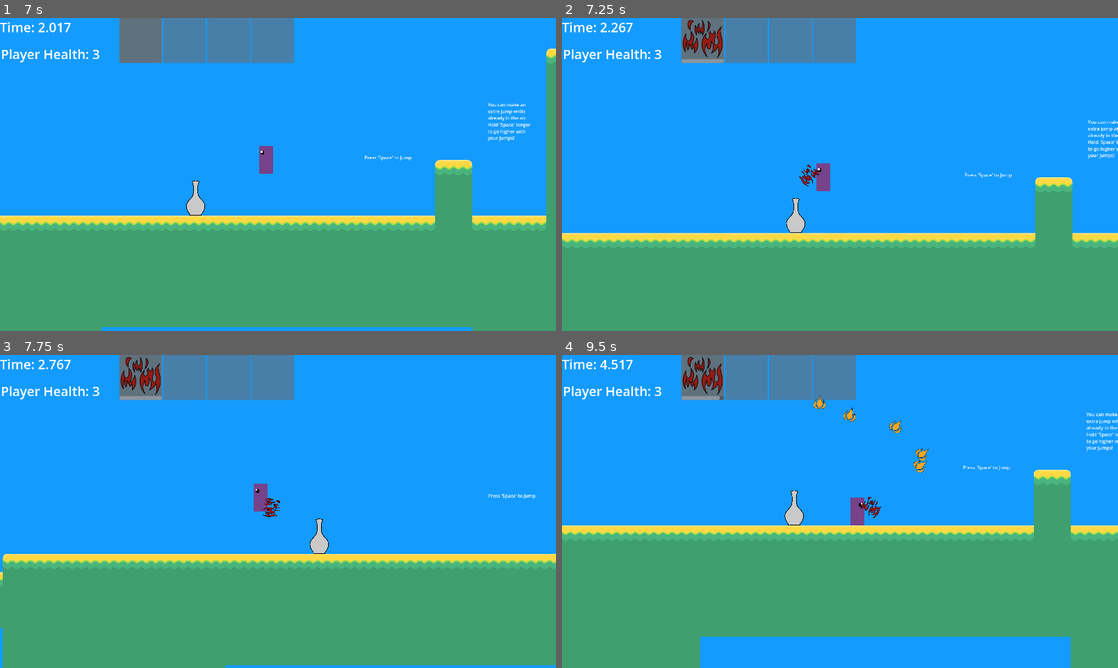
Above: before the commit, frames 1-4 (two rows, left to right).
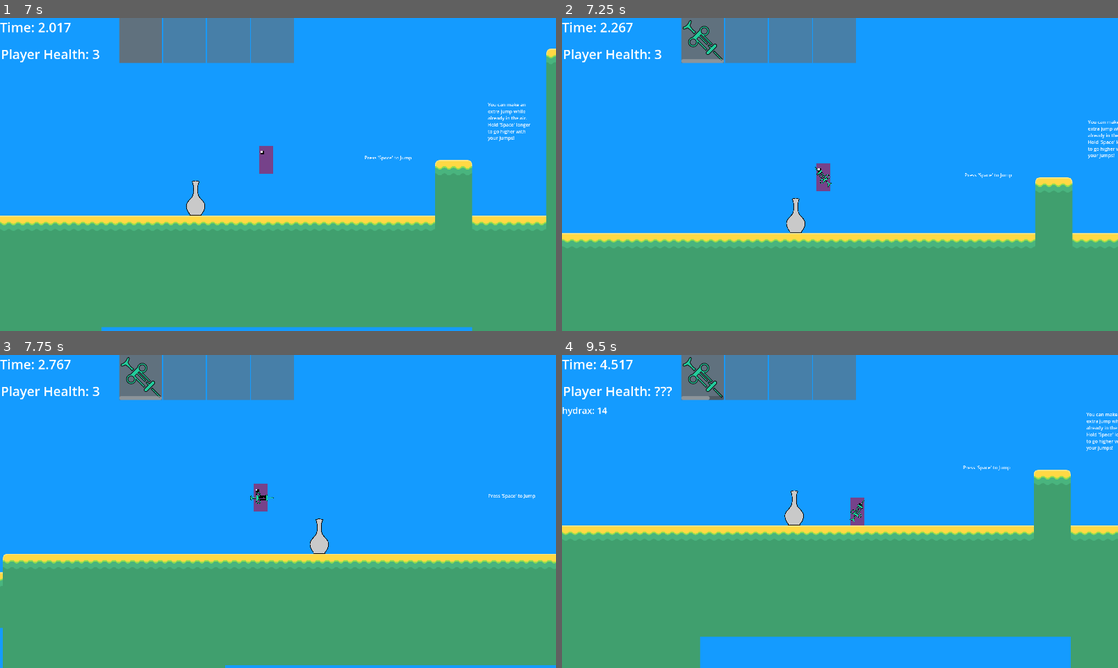
Above: after the commit, the same moments.

Repository: AidanCooper2003/AshenSkies
Game: Godot game, scene res://scenes/levels/main_menu.tscn
Two runs of this game, one before a commit and one after it. Both use one fixed random seed, a clock stepped at 60 frames per second and the inputs below.
Inputs (mouse positions are in pixels of both pictures, inside the frame that each line leads up to):
- Up to frame 1 (7 s): click "Start" at 0.5 s; tap Space (Jump) at 1.25, 1.52, 2, 2.27, 2.75, 3.5, 3.77, 4.25, 4.52, 5, 5.27, 6.77 s; move the mouse to (400, 158) at 1.27 s; press the mouse at (400, 158) at 1.28 s; hold D (Move Right) 1.28-2.78 s; move the mouse to (166, 190) at 2.02 s; release the mouse at (166, 190) at 2.03 s; right-click (166, 190) at 2.1 s; move the mouse to (333, 105) at 2.77 s; hold A (Move Left) 2.78-3.53 s; tap Mouse wheel down (SwapWeaponDown) at 2.85, 6.6 s; move the mouse to (250, 237) at 3.52 s; hold D (Move Right) 3.53-5.03 s; tap Mouse wheel up (SwapWeaponUp) at 3.6 s; move the mouse to (444, 221) at 4.27 s; hold E (Tertiary Fire) 4.28-5.03 s; tap [ (Debug 1) at 4.9 s; move the mouse to (111, 127) at 5.02 s; hold A (Move Left) 5.03-5.78 s; click (111, 127) at 5.1 s; tap R (Debug 2) at 5.65 s; move the mouse to (305, 174) at 5.77 s; hold D (Move Right) 5.78-6.53 s; hold Right mouse button (Secondary Fire) 5.78-6.53 s; tap F (Debug 3) at 6.4 s; move the mouse to (194, 96) at 6.52 s; hold A (Move Left) from 6.53 s (still down)
- Up to frame 2 (7.25 s): keep holding A (Move Left); tap L (Debug 4) at 7.15 s
- Up to frame 3 (7.75 s): keep holding A (Move Left); move the mouse to (400, 495) at 7.27 s; tap Mouse wheel up (SwapWeaponUp) at 7.35 s; tap Space (Jump) at 7.52 s
- Up to frame 4 (9.5 s): move the mouse to (728, 527) at 8.02 s; release A (Move Left) at 8.03 s; hold D (Move Right) from 8.03 s (still down); tap E (Tertiary Fire) at 8.1 s; tap Space (Jump) at 8.27 s; move the mouse to (895, 442) at 8.77 s; press the mouse at (895, 442) at 8.78 s

Frame 1 is identical in both runs. In frame 2, 0.6% of the frame differs, in the area x 21-49%, y 0-54%; in frame 3, 0.6%; in frame 4, 1.1%, in the area x 0-66%, y 0-54%.

Commit message:
Added condition display and temporarily removed melee essence

Diff:
--- a/csv/resources.csv
+++ b/csv/resources.csv
@@ -1,6 +1,5 @@
 Resource-name,tags,quality,category
 projectile_essence,Projectile,0,single_form
-melee_essence,Melee,0,single_form
 absorption_essence,Absorption,0,single_form
 fire_essence,Fire,1,single_element
 wind_essence,Wind,1,single_element
--- a/scenes/levels/game.tscn
+++ b/scenes/levels/game.tscn
@@ -68,12 +68,20 @@
 [node name="Camera2D" parent="." instance=ExtResource("3_bh11o")]
 position = Vector2(-907, 131)
 
-[node name="UIManager" type="Node2D" parent="." node_paths=PackedStringArray("_timer_text", "_final_timer_text", "_health_text", "_death_text", "_weapon_slots")]
+[node name="Conditions" type="RichTextLabel" parent="Camera2D/CanvasLayer/Control" index="4"]
+layout_mode = 0
+offset_top = 169.0
+offset_right = 345.0
+offset_bottom = 442.0
+theme_override_font_sizes/normal_font_size = 31
+
+[node name="UIManager" type="Node2D" parent="." node_paths=PackedStringArray("_timer_text", "_final_timer_text", "_health_text", "_death_text", "_conditions_text", "_weapon_slots")]
 script = ExtResource("2_jydhg")
 _timer_text = NodePath("../Camera2D/CanvasLayer/Control/Timer")
 _final_timer_text = NodePath("../Camera2D/CanvasLayer/Control/Final Time")
 _health_text = NodePath("../Camera2D/CanvasLayer/Control/Health")
 _death_text = NodePath("../Camera2D/CanvasLayer/Control/Death")
+_conditions_text = NodePath("../Camera2D/CanvasLayer/Control/Conditions")
 _deselected_slot_color = Color(1, 1, 1, 0.623529)
 _selected_slot_color = Color(1, 1, 1, 0.87451)
 _weapon_slots = [NodePath("../Camera2D/CanvasLayer/Control/InventoryContainer/Control"), NodePath("../Camera2D/CanvasLa …(188 unchanged characters)…
--- a/scripts/entity-components/condition_handler.gd
+++ b/scripts/entity-components/condition_handler.gd
@@ -23,7 +23,9 @@
 			if conditions[condition]["time"] <= 0:
 				conditions.erase(condition)
 				condition_expired.emit(condition)
-
+		#TODO Take this out of the condition handler.
+		if get_parent().name == "Player":
+			EventBus.player_conditions_changed.emit(conditions)
 
 func add_condition(condition_name: String, time: float) -> void:
 	if not conditions.has(condition_name):
--- a/scripts/ui/ui_manager.gd
+++ b/scripts/ui/ui_manager.gd
@@ -6,6 +6,7 @@
 @export var _final_timer_text: RichTextLabel
 @export var _health_text: RichTextLabel
 @export var _death_text: RichTextLabel
+@export var _conditions_text: RichTextLabel
 @export var _deselected_slot_color: Color
 @export var _selected_slot_color: Color
 @export var _weapon_slots: Array[Control]
@@ -27,6 +28,7 @@
 	EventBus.durability_changed.connect(_on_durability_changed)
 	EventBus.active_slot_changed.connect(_on_active_slot_changed)
 	EventBus.weapon_in_slot_changed.connect(_on_weapon_in_slot_changed)
+	EventBus.player_conditions_changed.connect(_on_player_conditions_changed)
 
 func _on_area_2d_area_entered(area) -> void:
 	if _final_timer_text == null:
@@ -77,3 +79,10 @@
 			load(CSVManager.get_weapon_icon(weapon_name))
 	)
 	_weapon_slots[weapon_slot].get_child(2).visible = true
+
+
+func _on_player_conditions_changed(conditions: Dictionary) -> void:
+	var condition_text := ""
+	for condition in conditions:
+		condition_text = condition_text + condition + ": " + str(snapped(conditions[condition]["time"], 1)) + "\n"
+	_conditions_text.text = condition_text
--- a/scripts/utility/debug_helper.gd
+++ b/scripts/utility/debug_helper.gd
@@ -19,7 +19,7 @@
 	if Input.is_action_just_pressed("Debug 2"):
 		EventBus.ingredients_reset.emit()
 	if Input.is_action_just_pressed("Debug 4"):
-		_assign_weapon("depleted_ash")
+		_assign_weapon("hydrax")
 	if Input.is_action_just_pressed("Exit To Menu"):
 		get_tree().change_scene_to_file("res://scenes/levels/main_menu.tscn")
 
--- a/scripts/utility/event_bus.gd
+++ b/scripts/utility/event_bus.gd
@@ -10,6 +10,7 @@
 signal resource_count_changed(resource_name: String, resource_count: int)
 signal ingredients_changed(ingredients: Dictionary)
 signal crafting_menu_state_changed(crafting_open: bool)
+signal player_conditions_changed(conditions: Dictionary)
 
 
 #From UI
